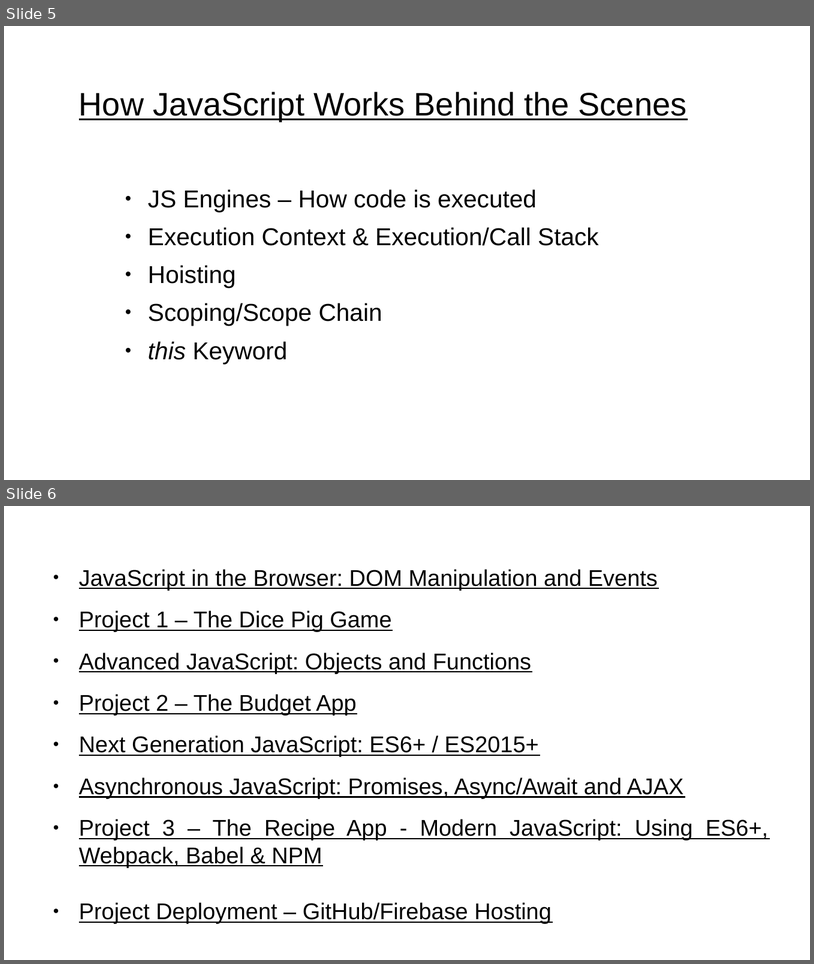
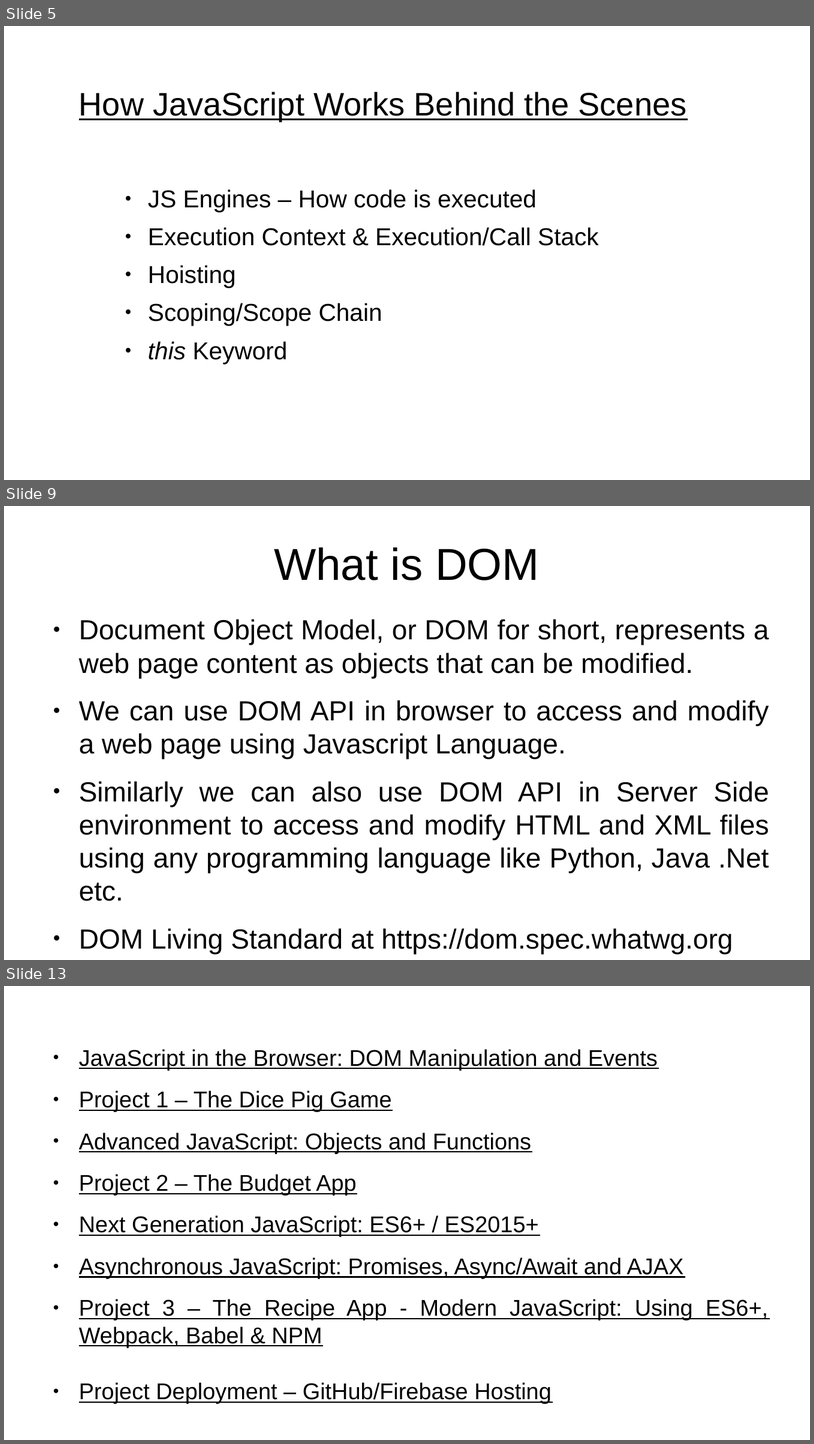
Before and after one commit to rajeshchauhan23102008/documents, a slide deck: src/courses/javascript/Javascript - No Theme.odp. Shown one above the other, each under a label of ours: slides 5 and 6 before the commit, slides 5, 9 and 13 after it; the slides between them are not shown. The pictures are 814x964 and 814x1444 pixels, drawn with LibreOffice and Linux fonts; fonts in the diff are those of the drawing. Boxes give left, top, right and bottom in pixels: in the first picture for what was removed or moved away, otherwise in the second. Text is boxed around its words. In the diff, an @@ line names an element or a change of style, - is before the commit and + after.

Commit message:
dom points added in the course content

```diff
--- a/src/courses/javascript/Javascript - No Theme.odp
+++ b/src/courses/javascript/Javascript - No Theme.odp
@@ slide 9 added at bbox=[4, 506, 810, 960], background #FFFFFF @@
@@ title added at bbox=[274, 547, 540, 580], 44 pt, text #000000 @@
+What is DOM
@@ text added at bbox=[79, 619, 770, 954], 27.2 pt, text #000000 @@
+● Document Object Model, or DOM for short, represents a web page content as objects that can be modified.
+● We can use DOM API in browser to access and modify a web page using Javascript Language.
+● Similarly we can also use DOM API in Server Side environment to access and modify HTML and XML files using any programming language like Python, Java .Net etc.
+● DOM Living Standard at https://dom.spec.whatwg.org
@@ what was slide 6 is now slide 13 @@
```
Also in this commit, not shown: 6 other slides added, 4 other files.
